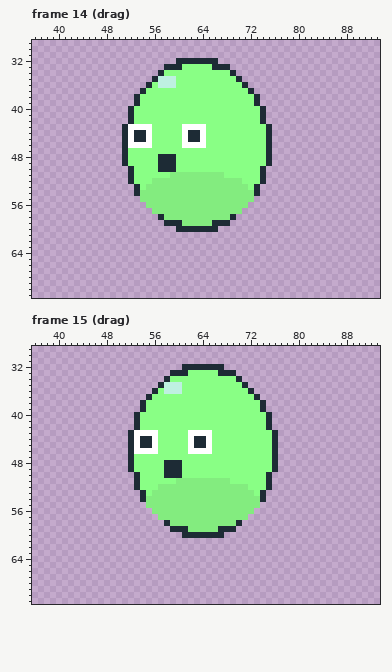
One commit to this pixel-art file: templates/buddy.aseprite. This is how it looked before the edit.
128x72 pixels, 113 frames. Shown: frame 14 (drag): x 36..93, y 29..71; frame 15 (drag): x 36..93, y 29..71. The commit also changed other frames, which this record leaves out.
The result:
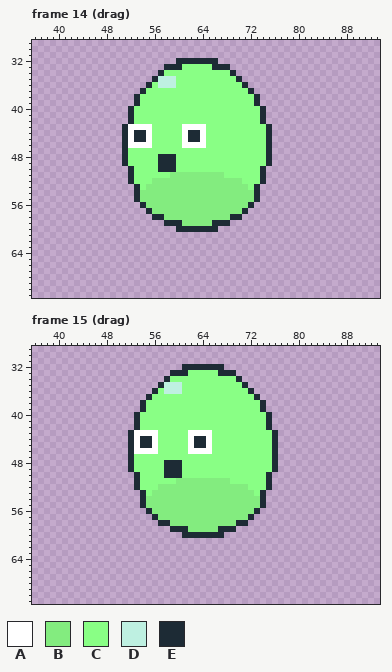
Palette (. is transparent): A #ffffff  B #83ec7f  C #89ff85  D #bef0e1  E #1d2b35
Diff:
Changed rows in their new state; - is an unchanged pixel.
Frame 14 (drag), layer "pet":
first column x 53:
55 E-------------------E
56 -E-----------------E-
57 --E---------------E--
58 ---E-------------E---
Frame 15 (drag), layer "pet":
first column x 54:
55 E-------------------E
56 -E-----------------E-
57 --E---------------E--
58 ---E-------------E---
Boxes around the changes in both pictures, in picture pixels (x1, y1, x2, y2):
added: (134, 196, 158, 220)
added: (236, 196, 260, 220)
added: (140, 502, 164, 526)
added: (242, 502, 266, 526)
